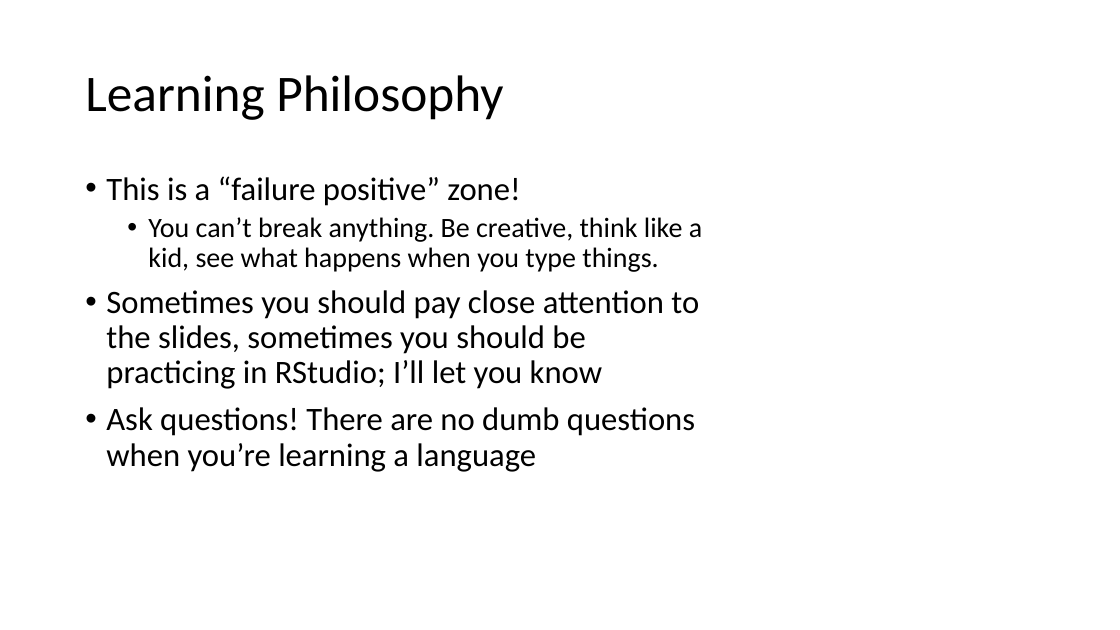
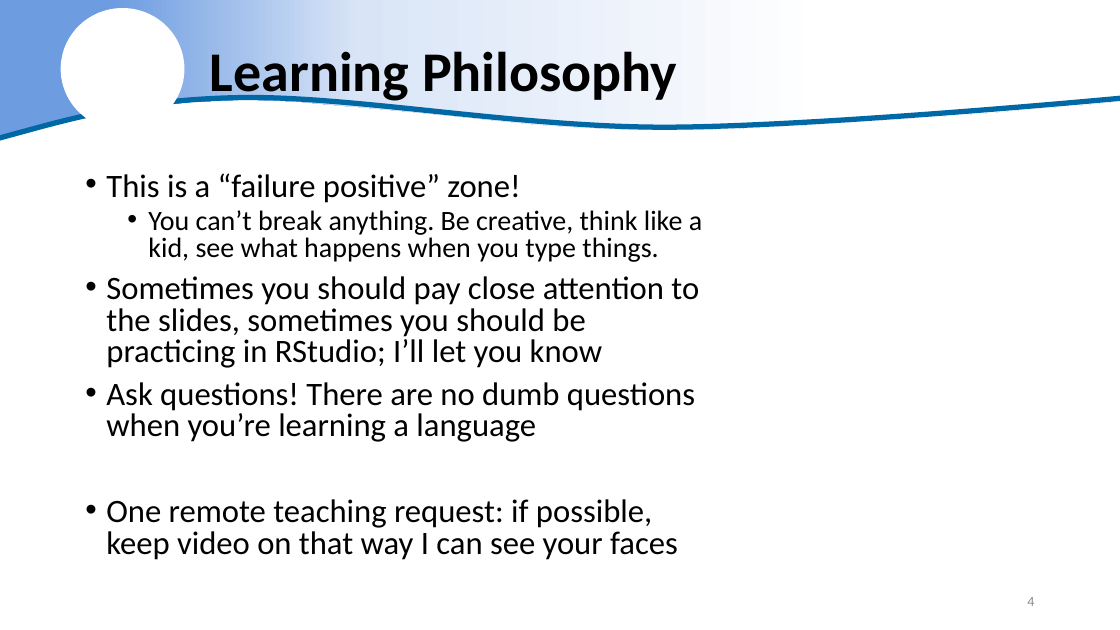
Before and after one commit to justinpriest/R_Intro_ADFG, a slide deck: slide 4 of The Basics of R.pptx. Drawn at 1120x630 pixels with LibreOffice and Linux fonts; fonts in the diff are those of the drawing; background and template pictures are left out. Boxes give left, top, right and bottom in pixels: in the first picture for what was removed or moved away, otherwise in the second. Text is boxed around its words. In the diff, an @@ line names an element or a change of style, - is before the commit and + after.

```diff
--- a/The Basics of R.pptx
+++ b/The Basics of R.pptx
@@ freeform shape added at box(0, 0, 1120, 139), fill gradient #6D9CE1 to #D9E5F7 to #FFFFFF @@
@@ ellipse added at box(60, 8, 184, 130), fill #FFFFFF @@
@@ title "Learning Philosophy": place and size @@
-title "Learning Philosophy" at box(85, 75, 503, 120)
+title "Learning Philosophy" at box(210, 44, 677, 104)
@@ title "Learning Philosophy" at box(210, 44, 677, 104): size 44 to 48 pt, bold on @@
@@ freeform shape added at box(0, 97, 1120, 138), outline #DAE3F3 4.5 pt @@
@@ text at box(106, 173, 702, 442): line spacing 0.9 to 0.8 @@
@@ text at box(106, 499, 678, 560): paragraph added @@
+• One remote teaching request: if possible, keep video on that way I can see your faces
@@ page number added at box(1027, 597, 1034, 606), 12 pt, text #8C8C8C @@
+4
```
Also in this commit, not shown: 66 other slides changed, 16 slides added, 1 slide removed, 6 other files.
